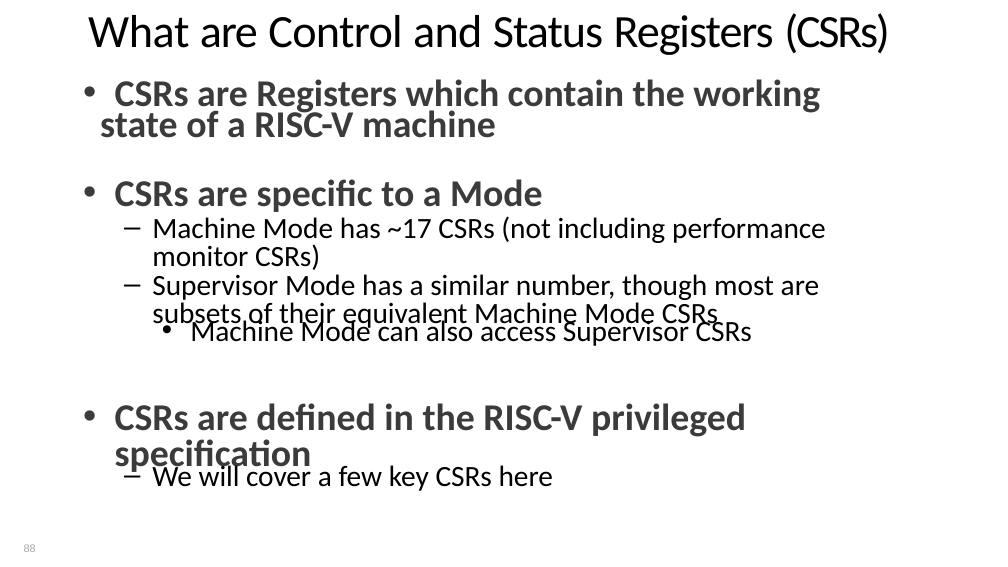
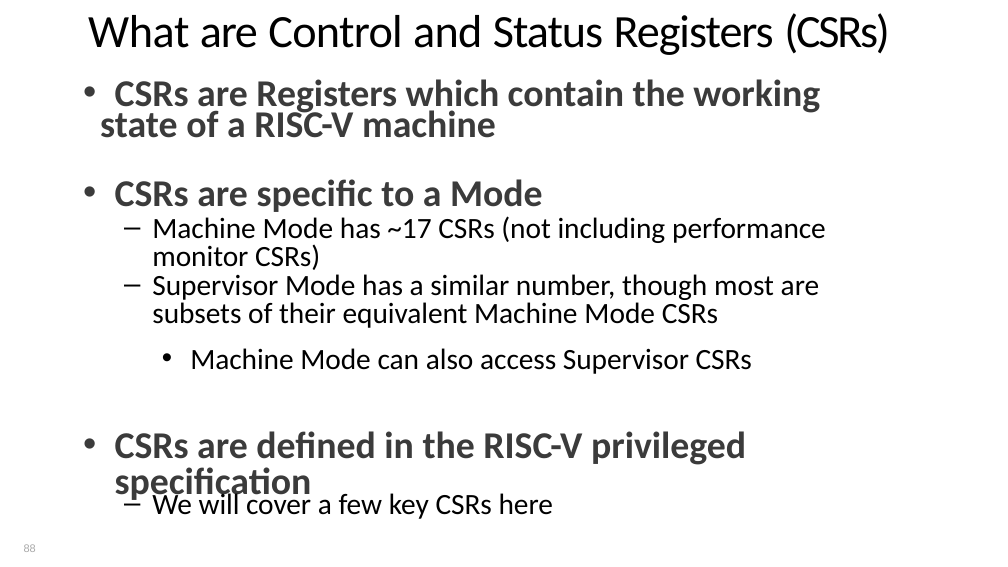
Before and after one commit to PG-DESD/CDAC_Sharing_Data, a slide deck: slide 88 of Microprocessor/TheoryLectures/RISC-V_Theory.pptx. Drawn at 1008x567 pixels with LibreOffice and Linux fonts; fonts in the diff are those of the drawing. Boxes give left, top, right and bottom in pixels: in the first picture for what was removed or moved away, otherwise in the second. Text is boxed around its words. In the diff, an @@ line names an element or a change of style, - is before the commit and + after.

```diff
--- a/Microprocessor/TheoryLectures/RISC-V_Theory.pptx
+++ b/Microprocessor/TheoryLectures/RISC-V_Theory.pptx
@@ text "CSRs are Registers which contain ..." rewrapped from box(100, 79, 826, 491) to box(100, 79, 826, 519) @@
```
Also in this commit, not shown: 4 other slides changed, 47 other files.
